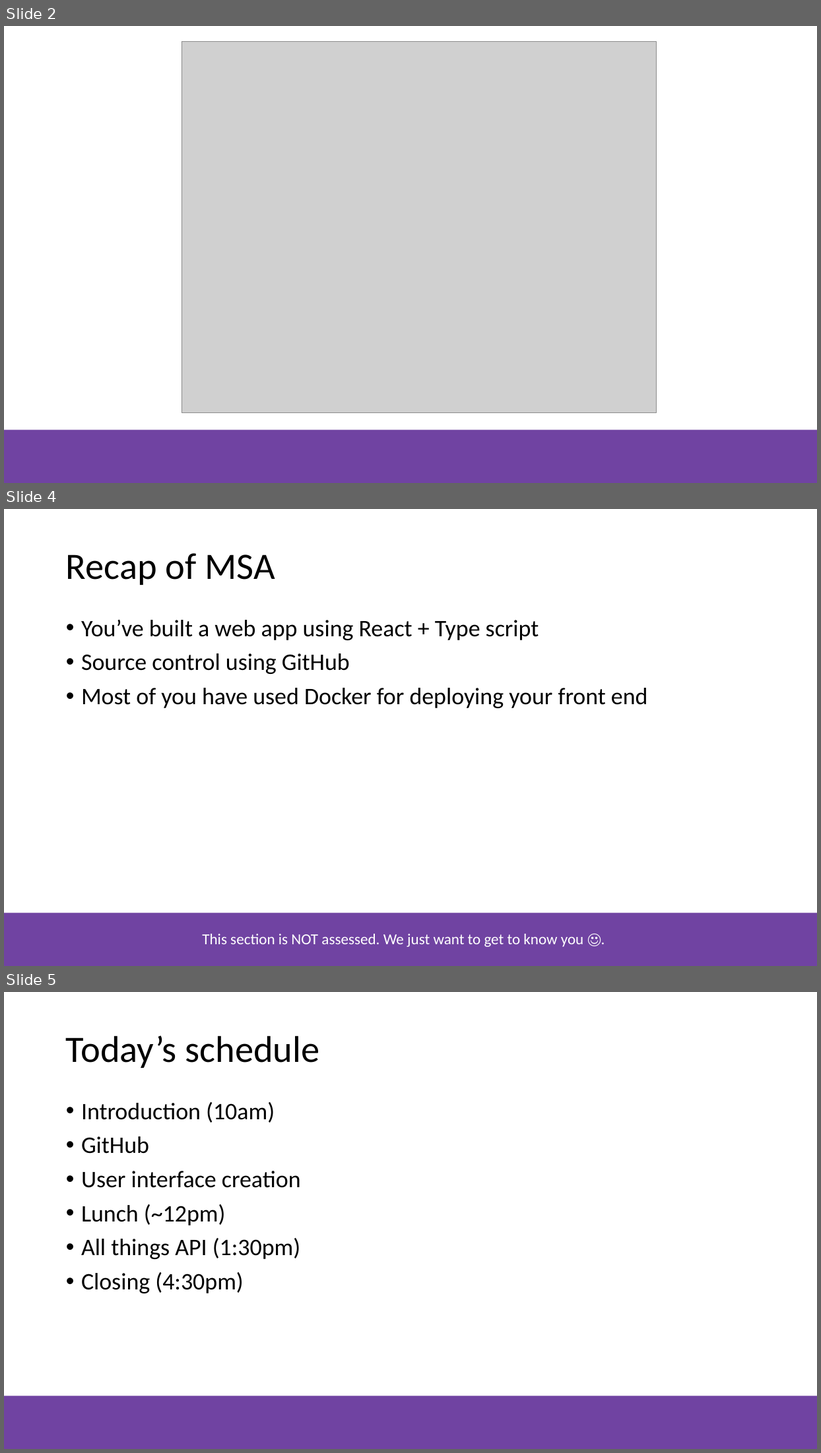
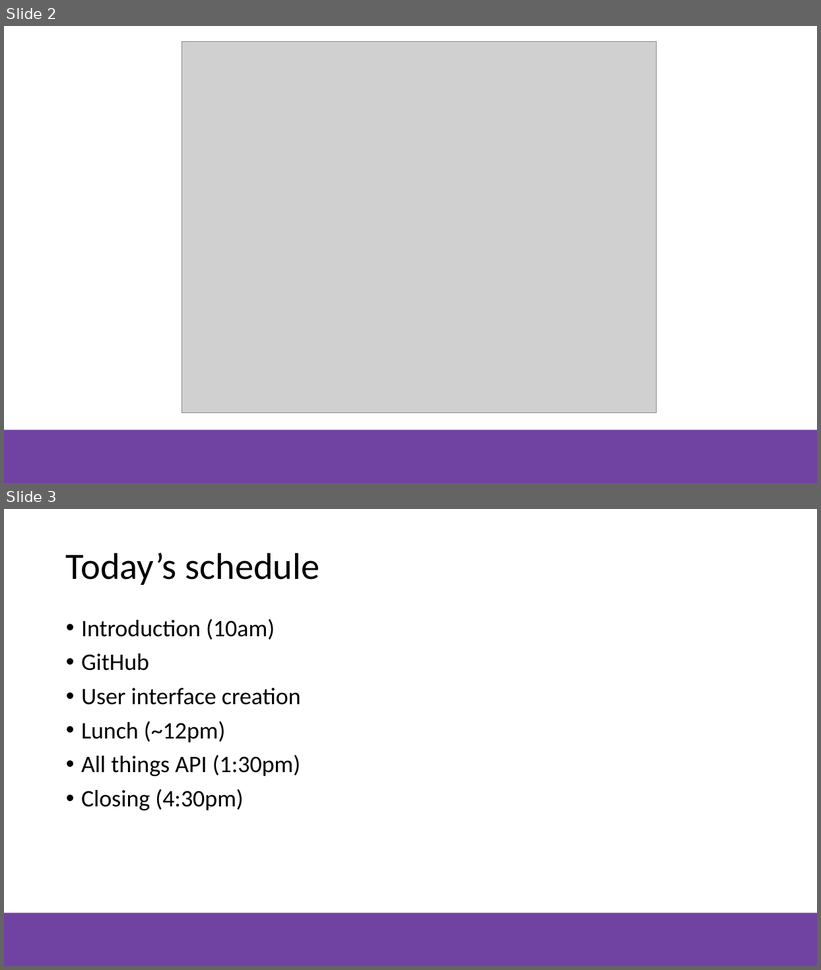
Before and after one commit to NZMSA/2019-Phase-2, a slide deck: Slides/MSA Intro Day 1.pptx. Shown one above the other, each under a label of ours: slides 2, 4 and 5 before the commit, slides 2 and 3 after it; the slides between them are not shown. The pictures are 821x1453 and 821x970 pixels, drawn with LibreOffice and Linux fonts; fonts in the diff are those of the drawing; grey boxes stand for pictures; background and template pictures are left out. Boxes give left, top, right and bottom in pixels: in the first picture for what was removed or moved away, otherwise in the second. Text is boxed around its words. In the diff, an @@ line names an element or a change of style, - is before the commit and + after.

```diff
--- a/Slides/MSA Intro Day 1.pptx
+++ b/Slides/MSA Intro Day 1.pptx
@@ slide 4 removed at <box>4,509,817,966</box>, background #FFFFFF; not listed: 1 template element that a slide beside it also shows @@
@@ title removed at <box>66,553,275,585</box> @@
-Recap of MSA
@@ text removed at <box>81,619,648,708</box> @@
-• You’ve built a web app using React + Type script
-• Source control using GitHub
-• Most of you have used Docker for deploying your front end
@@ text removed at <box>202,934,583,947</box> @@
-This section is NOT assessed. We just want to get to know you ☺.
@@ what was slide 5 is now slide 3 @@
```
Also in this commit, not shown: 1 slide changed, 3 other slides removed.
